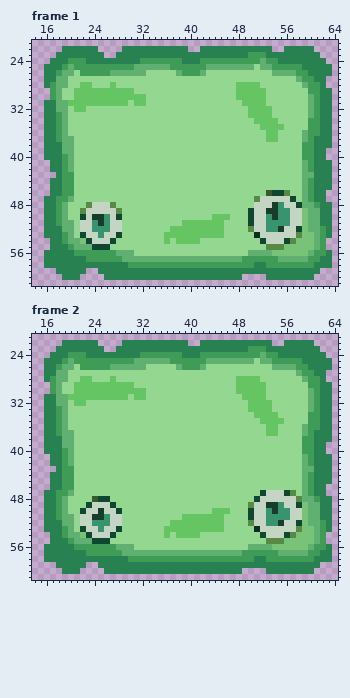
File history of a pixel-art file, Assets/Aseprite assets/VFX and UI/UI/buttonSprite_2.aseprite. Above, as it was before the edit.
76x76 pixels, 7 frames. Colours within 5 levels of each other are drawn and written as one. Shown: frame 1: x 14..64, y 21..61; frame 2: x 14..64, y 21..61. The commit also changed other frames, which this record leaves out.
After the commit:
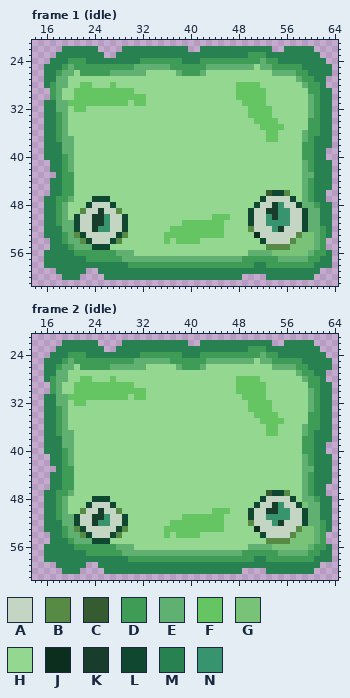
Palette (. is transparent): A #c4d5c4  B #578a45  C #355c30  D #3f9c56  E #60b071  F #64c562  G #78c378  H #93d791  J #0b2e1f  K #183d2d  L #0f4730  M #278150  N #37946e
The edit:
layer "leftEye" added
layer "rightEye" added
layer "eyes" removed
--- frame 1 (idle)
@@ x 14..64 @@
 46 ...MMDDHHHHHHHHHHHHHHHHHHHHHHHHHHHHHHHHCLLBHHEDMM..
-47 ..MMDDEHHHHHHHHHHHHHHHHHHHHHHHHHHHHHHBAAAAALHEDMM..
-48 ..MMDEHHHBAAABHHHHHHHHHHHHHHHHHHHHHHHAAAKNAALEEDMM.
-49 ..MMDEHHBAAAAABHHHHHHHHHHHHHHHHHHHHHLAAKKNNAAGEEMM.
-50 ..MMDEHHLAKKNALHHHHHHHHHHHHHHHFFFHHHLAANKNNAAGEEMM.
-51 ..MMDEEHAANKNAAHHHHHHHHHHFFFFFFFHHHHLAANNNNAAGEEMM.
-52 ..MMMEEHAANNNAAHHHHHHHHFFFFFFFFFHHHHBAANNKAALGEEDM.
-53 ..MMMDEHLAANAALHHHHHHHFFFFFFFFFFHHHHHJAAAAAABGGEDM.
-54 ...MMDEEGLAAALHHHHHHHHFHFFFFHHHHHHHHHHLAAALBGGGED..
-55 ...MMMDEEELLLHHHHHHHHHHHHHHHHHHHHHHHHHHBBBGGGGGED..
+47 ..MMDDEHHHLLLHHHHHHHHHHHHHHHHHHHHHHHHHLAAAALHEDMM..
+48 ..MMDEHHHLAAALHHHHHHHHHHHHHHHHHHHHHHHLAAKNAALEEDMM.
+49 ..MMDEHHBAAKAABHHHHHHHHHHHHHHHHHHHHHLAAKKNNAALEEMM.
+50 ..MMDEHLAAKKNAALHHHHHHHHHHHHHHFFFHHHLAANKNNAALEEMM.
+51 ..MMDEELAAKKNAALHHHHHHHHHFFFFFFFHHHHLAANNNNAALEEMM.
+52 ..MMMEELAAKNNAALHHHHHHHFFFFFFFFFHHHHBAAANKAAALEEDM.
+53 ..MMMDEBLAAAAALBHHHHHHFFFFFFFFFFHHHHHJAAAAAABGGEDM.
+54 ...MMDEEBLAAALBHHHHHHHFHFFFFHHHHHHHHHHLAAAABGGGED..
+55 ...MMMDEEELLLHHHHHHHHHHHHHHHHHHHHHHHHHHBBBBGGGGED..
 56 ..MMMMMDDDDDDDEEEHHHHHHHHHHHHHHHHHHHEEEEGGGGGGEDDM.
--- frame 2 (idle)
@@ x 14..64 @@
 46 ...MMDDHHHHHHHHHHHHHHHHHHHHHHHHHHHHHHHHHHHHHHEDMM..
-47 ..MMDDEHHHHHHHHHHHHHHHHHHHHHHHHHHHHHHHLAAALBHEDMM..
-48 ..MMDEHHHHCLLHHHHHHHHHHHHHHHHHHHHHHHHLAAAAAABEEDMM.
-49 ..MMDEHHHLAAALHHHHHHHHHHHHHHHHHHHHHHBAAKKNAALGEEMM.
-50 ..MMDEHHLAAKAALHHHHHHHHHHHHHHHFFFHHHLAANKNNAAGEEMM.
-51 ..MMDEEHAAKKNAAHHHHHHHHHHFFFFFFFHHHHLAANNNNAAGEEMM.
-52 ..MMMEEHAANNNAAHHHHHHHHFFFFFFFFFHHHHBAANNKAALGEEDM.
-53 ..MMMDEHLAANAALHHHHHHHFFFFFFFFFFHHHHHJAAAAAABGGEDM.
-54 ...MMDEEGLAAALHHHHHHHHFHFFFFHHHHHHHHHHLAAALBGGGED..
-55 ...MMMDEEELLLHHHHHHHHHHHHHHHHHHHHHHHHHHBBBGGGGGED..
+47 ..MMDDEHHHHHHHHHHHHHHHHHHHHHHHHHHHHHHHHCLLBHHEDMM..
+48 ..MMDEHHHHLLLHHHHHHHHHHHHHHHHHHHHHHHHHLAAAALHEEDMM.
+49 ..MMDEHHHLAAALHHHHHHHHHHHHHHHHHHHHHHHLAAKNAALGEEMM.
+50 ..MMDEHHBAAKAABHHHHHHHHHHHHHHHFFFHHHLAAKKNNAALEEMM.
+51 ..MMDEELAAKKNAALHHHHHHHHHFFFFFFFHHHHLAANNNNAALEEMM.
+52 ..MMMEELAAKNNAALHHHHHHHFFFFFFFFFHHHHBAAANKAAALEEDM.
+53 ..MMMDEBLAAAAALBHHHHHHFFFFFFFFFFHHHHHJAAAAAABGGEDM.
+54 ...MMDEEBLAAALBHHHHHHHFHFFFFHHHHHHHHHHLAAAABGGGED..
+55 ...MMMDEEELLLHHHHHHHHHHHHHHHHHHHHHHHHHHBBBBGGGGED..
 56 ..MMMMMDDDDDDDEEEHHHHHHHHHHHHHHHHHHHEEEEGGGGGGEDDM.
Pixel boxes of the changes (left, top, right, bottom) in both pictures:
changed: (74, 196, 128, 244)
changed: (254, 196, 308, 250)
changed: (248, 490, 308, 544)
changed: (74, 496, 128, 538)
